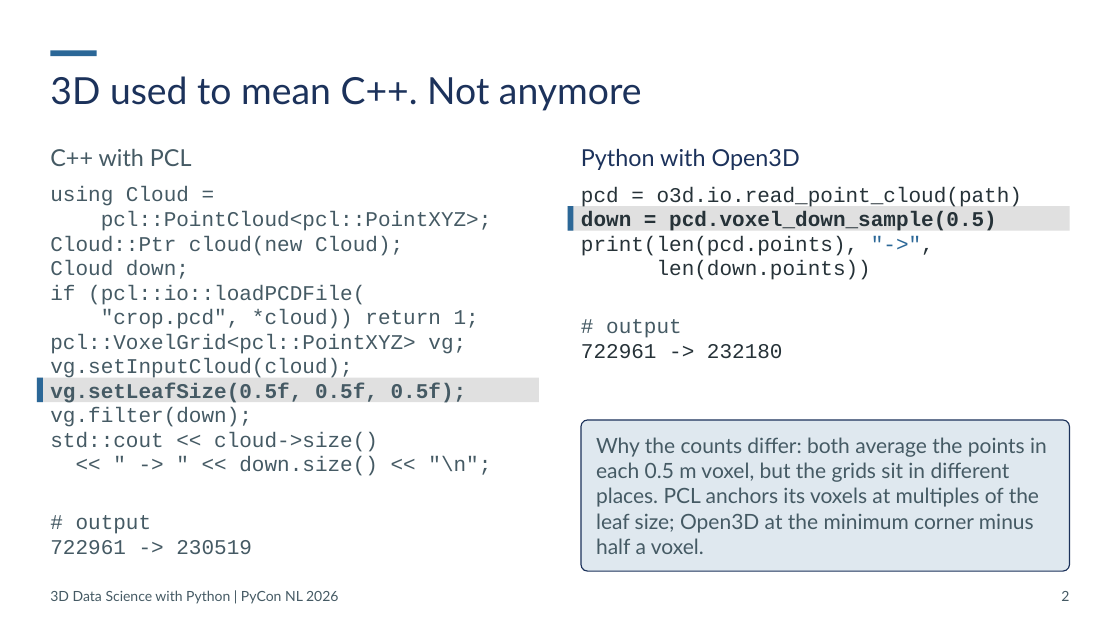
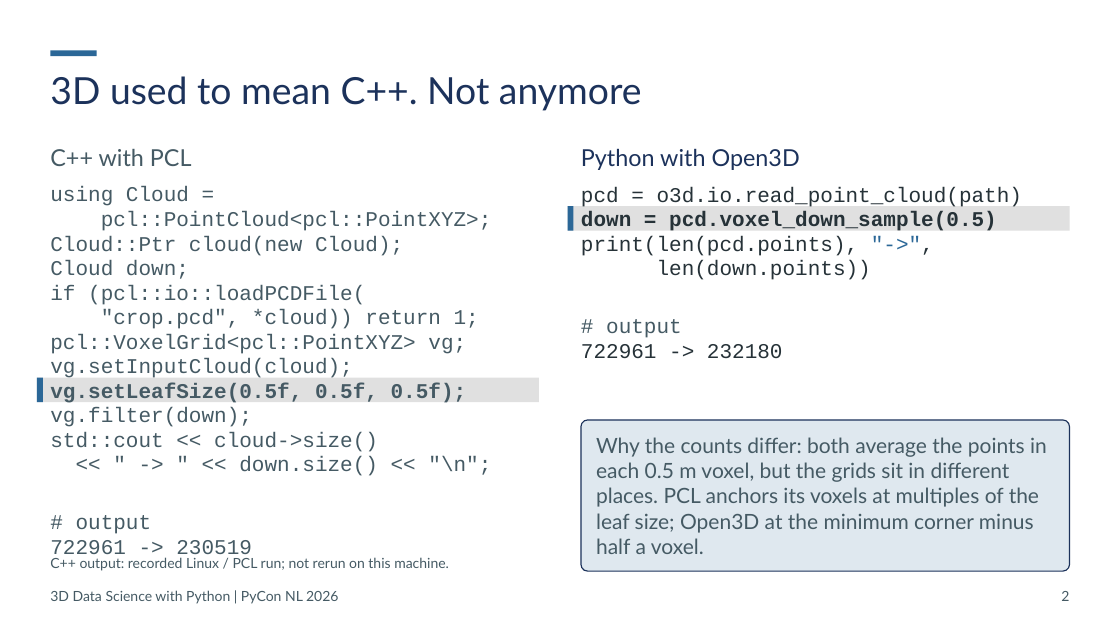
Before and after one commit to Sloppy1999/pycon-nl-2026-3d-data-science, a slide deck: slide 2 of deck/out/20261015_PyCon-NL_3D-Data-Science.pptx. Drawn at 1120x630 pixels with LibreOffice and Linux fonts; fonts in the diff are those of the drawing. Boxes give left, top, right and bottom in pixels: in the first picture for what was removed or moved away, otherwise in the second. Text is boxed around its words. In the diff, an @@ line names an element or a change of style, - is before the commit and + after.

```diff
--- a/deck/out/20261015_PyCon-NL_3D-Data-Science.pptx
+++ b/deck/out/20261015_PyCon-NL_3D-Data-Science.pptx
@@ text added at [50, 557, 449, 571], 12 pt, text #455A64 @@
+C++ output: recorded Linux / PCL run; not rerun on this machine.
```
Also in this commit, not shown: 13 other slides changed, 46 other files.
